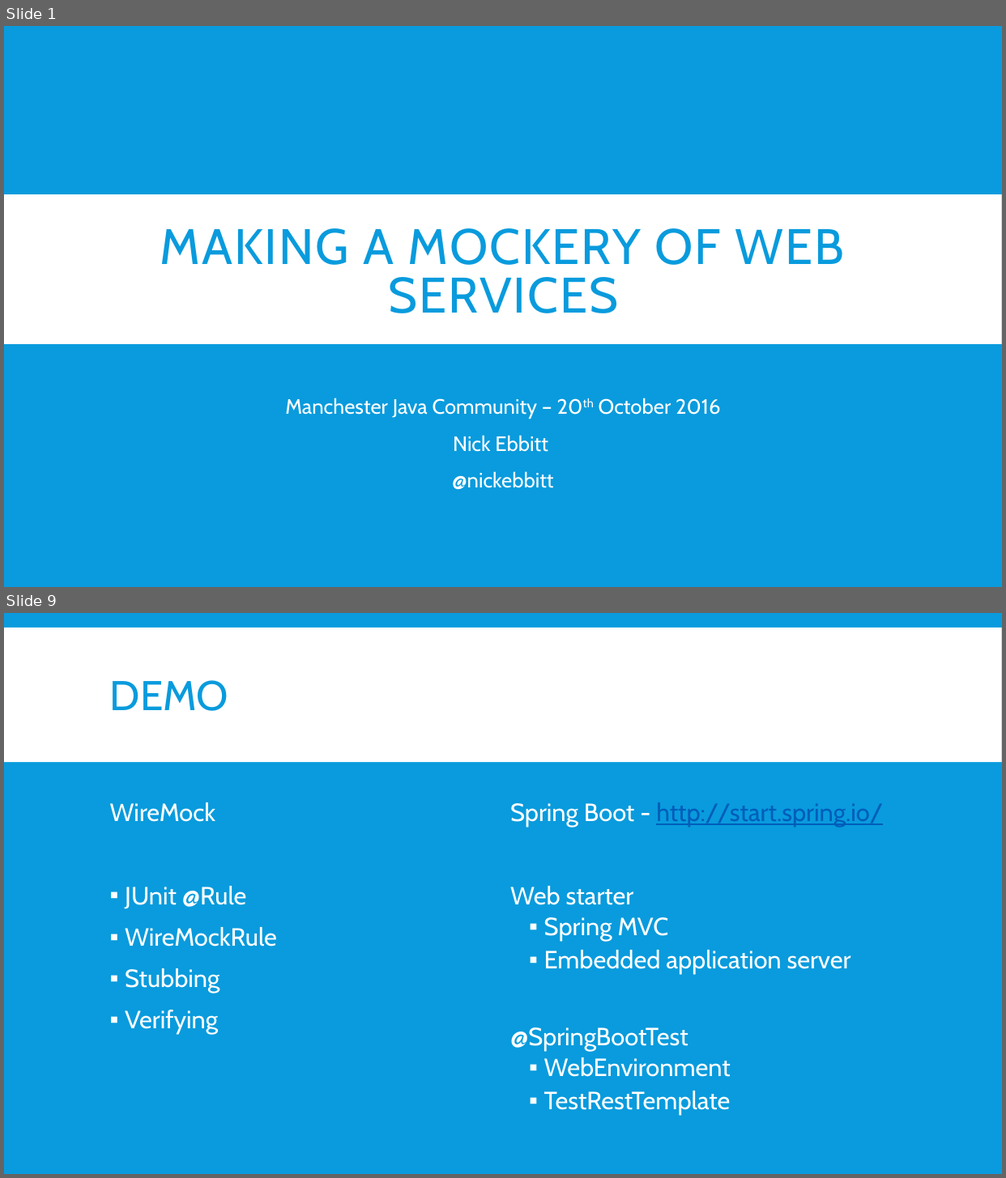
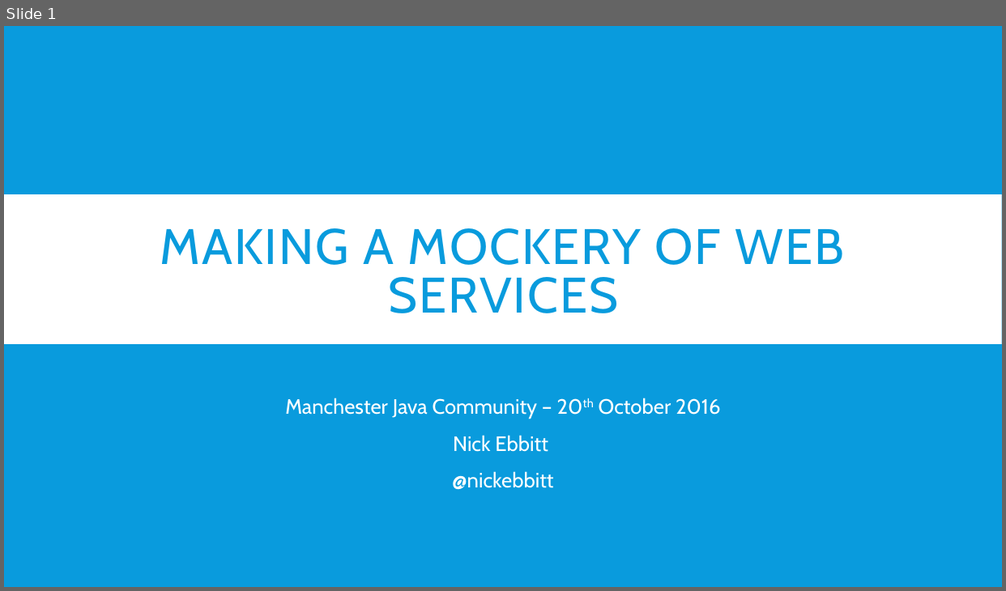
Before and after one commit to nickebbitt/wiremock-examples, a slide deck: wiremock-slides.pptx. Shown one above the other, each under a label of ours: slides 1 and 9 before the commit, slide 1 after it; the slides between them are not shown. The pictures are 1006x1178 and 1006x591 pixels, drawn with LibreOffice and Linux fonts; fonts in the diff are those of the drawing. Boxes give left, top, right and bottom in pixels: in the first picture for what was removed or moved away, otherwise in the second. Text is boxed around its words. In the diff, an @@ line names an element or a change of style, - is before the commit and + after.

```diff
--- a/wiremock-slides.pptx
+++ b/wiremock-slides.pptx
@@ slide 9 removed at (x1=4, y1=613, x2=1002, y2=1174), background #099BDD @@
@@ rectangle removed at (x1=4, y1=628, x2=1002, y2=762) @@
@@ title removed at (x1=110, y1=680, x2=228, y2=711) @@
-DEMO
@@ text removed at (x1=110, y1=803, x2=277, y2=1034) @@
-WireMock
-▪ JUnit @Rule
-▪ WireMockRule
-▪ Stubbing
-▪ Verifying
@@ text removed at (x1=510, y1=803, x2=883, y2=1115) @@
-Spring Boot - http://start.spring.io/
-Web starter
-  ▪ Spring MVC
-  ▪ Embedded application server
-@SpringBootTest
-  ▪ WebEnvironment
-  ▪ TestRestTemplate
```
Also in this commit, not shown: 7 slides changed, 3 slides added, 3 other files.
